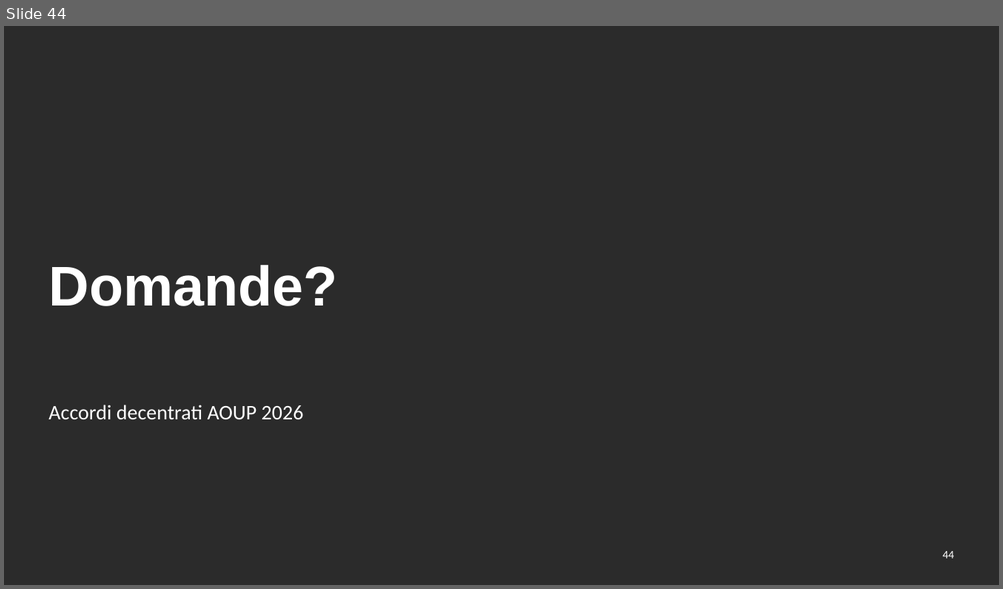
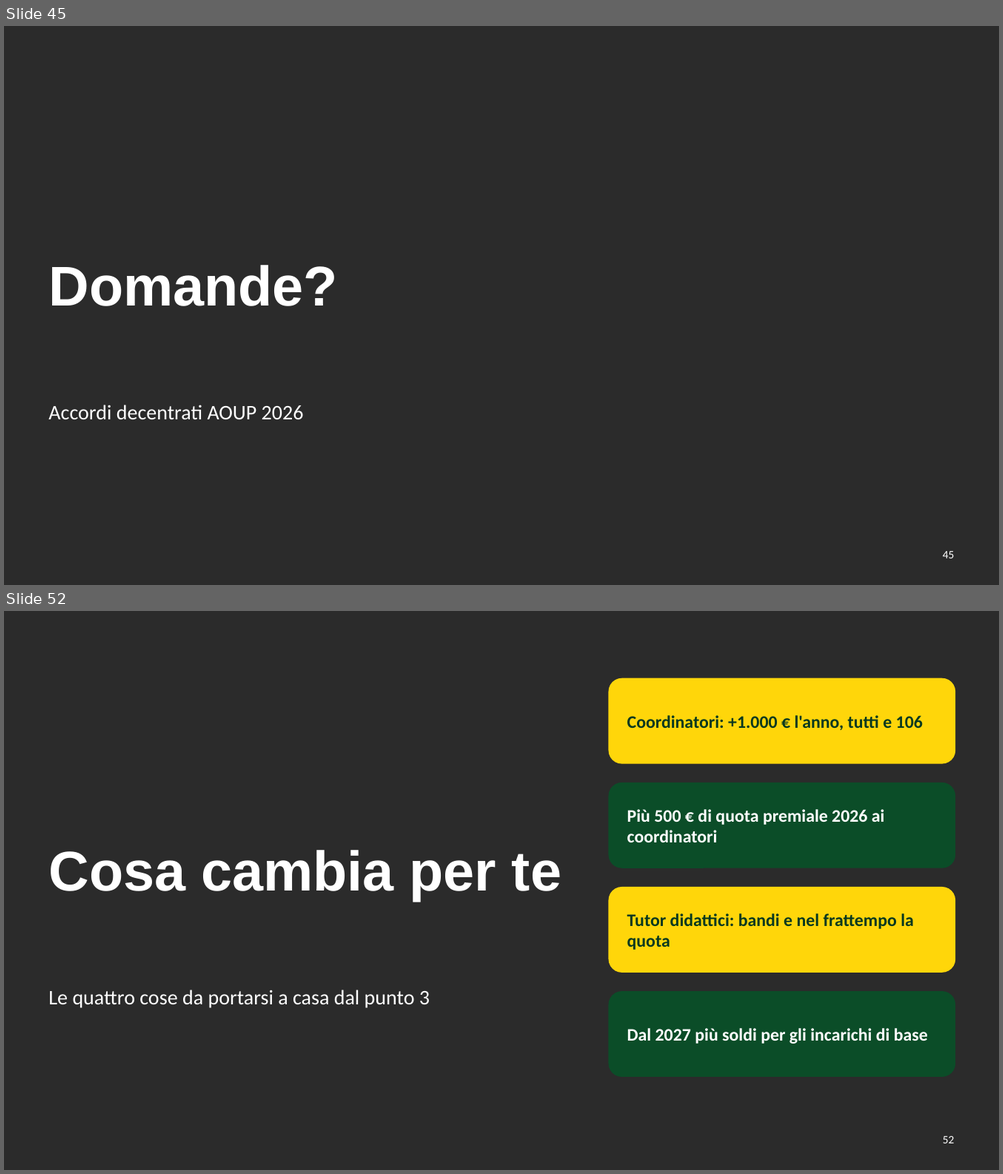
Before and after one commit to aki1806-droid/Prove, a slide deck: produzione/assemblea-2026-12-07/slide/assemblea-2026-12-07.pptx. Shown one above the other, each under a label of ours: slide 44 before the commit, slides 45 and 52 after it; the slides between them are not shown. The pictures are 1003x589 and 1003x1174 pixels, drawn with LibreOffice and Linux fonts; fonts in the diff are those of the drawing; background and template pictures are left out; a plain dark background stands for a picture behind light text. Boxes give left, top, right and bottom in pixels: in the first picture for what was removed or moved away, otherwise in the second. Text is boxed around its words. In the diff, an @@ line names an element or a change of style, - is before the commit and + after.

```diff
--- a/produzione/assemblea-2026-12-07/slide/assemblea-2026-12-07.pptx
+++ b/produzione/assemblea-2026-12-07/slide/assemblea-2026-12-07.pptx
@@ slide 52 added at (4,611,999,1170), background picture (left out) @@
@@ rounded rectangle added at (609,678,956,764), fill #FFD60A @@
@@ text added at (627,715,922,730), 17 pt, text #06381F, bold @@
+Coordinatori: +1.000 € l'anno, tutti e 106
@@ rounded rectangle added at (609,783,956,869), fill #0B4D28 @@
@@ text added at (627,809,885,843), 17 pt, text #FFFFFF, bold @@
+Più 500 € di quota premiale 2026 ai coordinatori
@@ title added at (48,850,561,901), 54 pt, text #FFFFFF, bold @@
+Cosa cambia per te
@@ rounded rectangle added at (609,887,956,973), fill #FFD60A @@
@@ text added at (627,914,913,950), 17 pt, text #06381F, bold @@
+Tutor didattici: bandi e nel frattempo la quota
@@ text added at (48,990,430,1008), 20 pt, text #FFFFFF @@
+Le quattro cose da portarsi a casa dal punto 3
@@ rounded rectangle added at (609,991,956,1077), fill #0B4D28 @@
@@ text added at (627,1028,928,1044), 17 pt, text #FFFFFF, bold @@
+Dal 2027 più soldi per gli incarichi di base
@@ page number added at (942,1136,954,1144), 11 pt, text #FFFFFF @@
+52
@@ what was slide 44 is now slide 45 @@
@@ page number at (942,551,954,559): text changed @@
-44
+45
```
Also in this commit, not shown: 12 other slides added, 39 other files.
